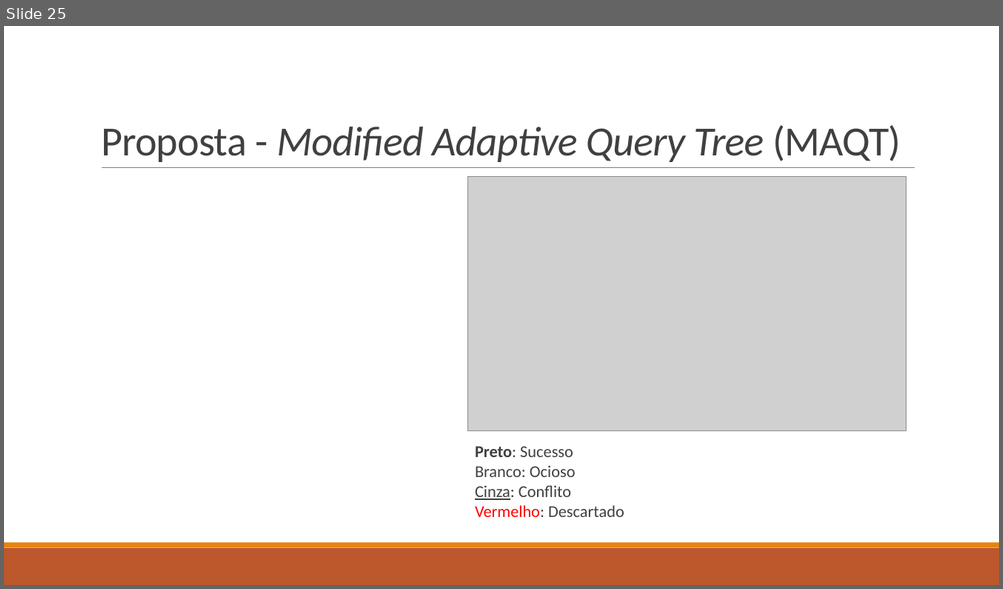
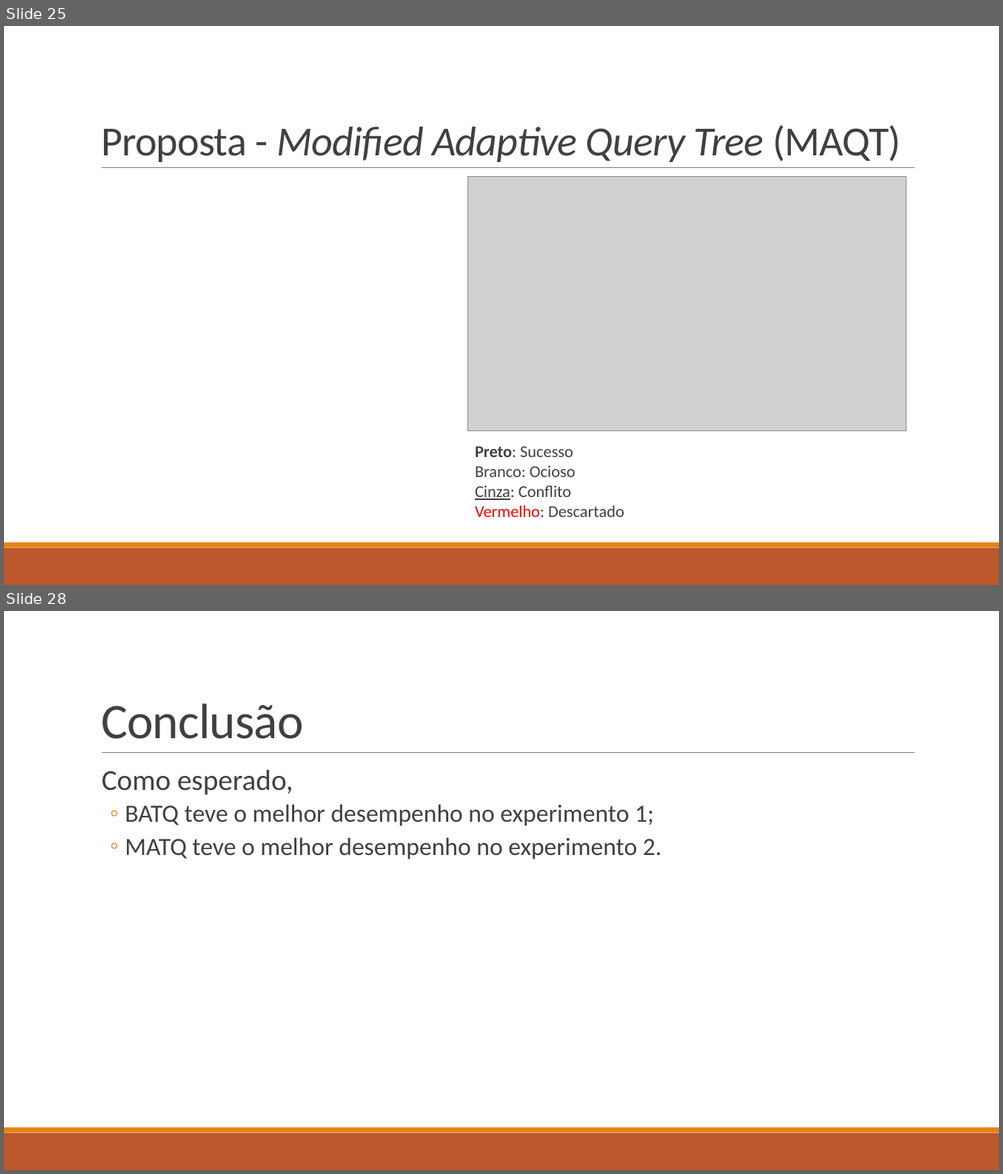
Before and after one commit to DMCabessa/Siscom, a slide deck: Presentation/A New Adaptive Query Tree on Resolving RFID.pptx. Shown one above the other, each under a label of ours: slide 25 before the commit, slides 25 and 28 after it; the slides between them are not shown. The pictures are 1003x589 and 1003x1174 pixels, drawn with LibreOffice and Linux fonts; fonts in the diff are those of the drawing; grey boxes stand for pictures. Boxes give left, top, right and bottom in pixels: in the first picture for what was removed or moved away, otherwise in the second. Text is boxed around its words. In the diff, an @@ line names an element or a change of style, - is before the commit and + after.

```diff
--- a/Presentation/A New Adaptive Query Tree on Resolving RFID.pptx
+++ b/Presentation/A New Adaptive Query Tree on Resolving RFID.pptx
@@ slide 28 added at box(4, 611, 999, 1170), background #FFFFFF; not listed: 3 template elements that a slide beside it also shows @@
@@ title added at box(101, 703, 304, 739), 48 pt, text #404040 @@
+Conclusão
@@ text added at box(102, 769, 661, 860), 24 pt, text #404040 @@
+  Como esperado,
+  ◦ BATQ teve o melhor desempenho no experimento 1;
+  ◦ MATQ teve o melhor desempenho no experimento 2.
```
Also in this commit, not shown: 1 slide changed, 3 other slides added, 2 slides removed.
